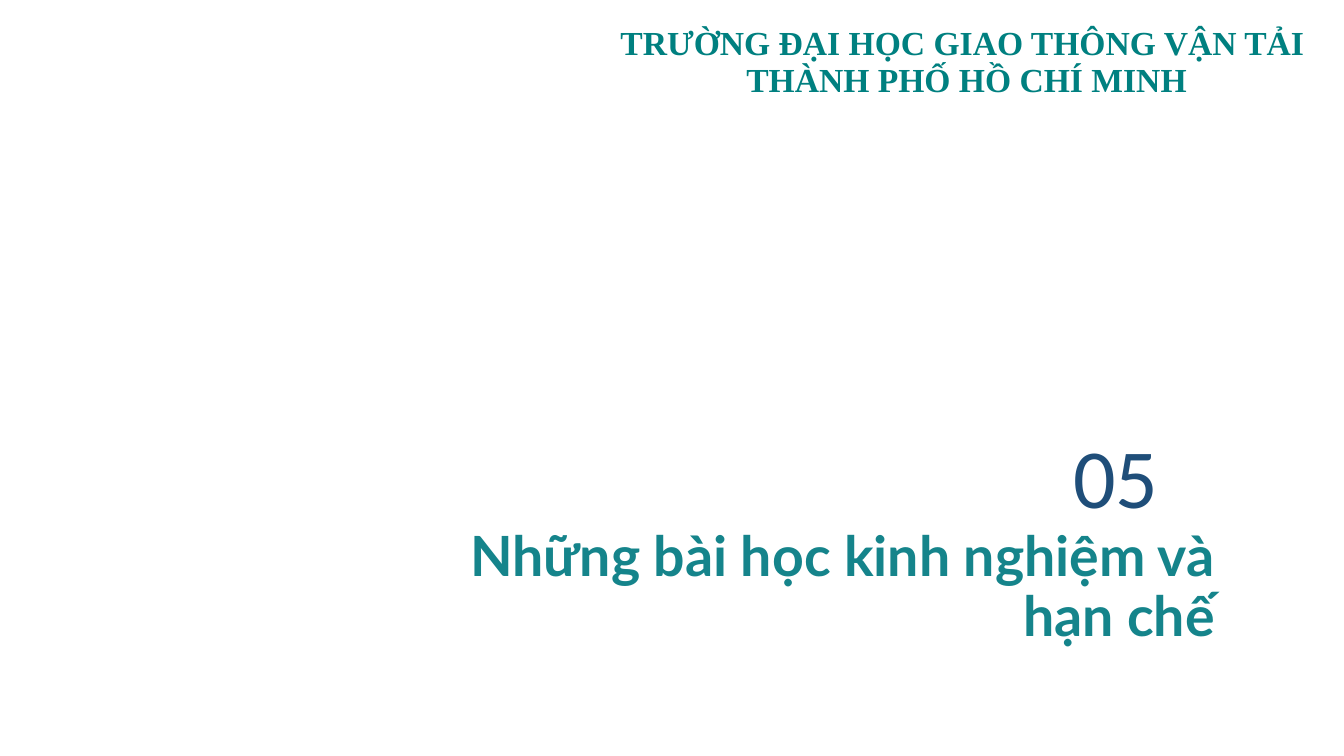
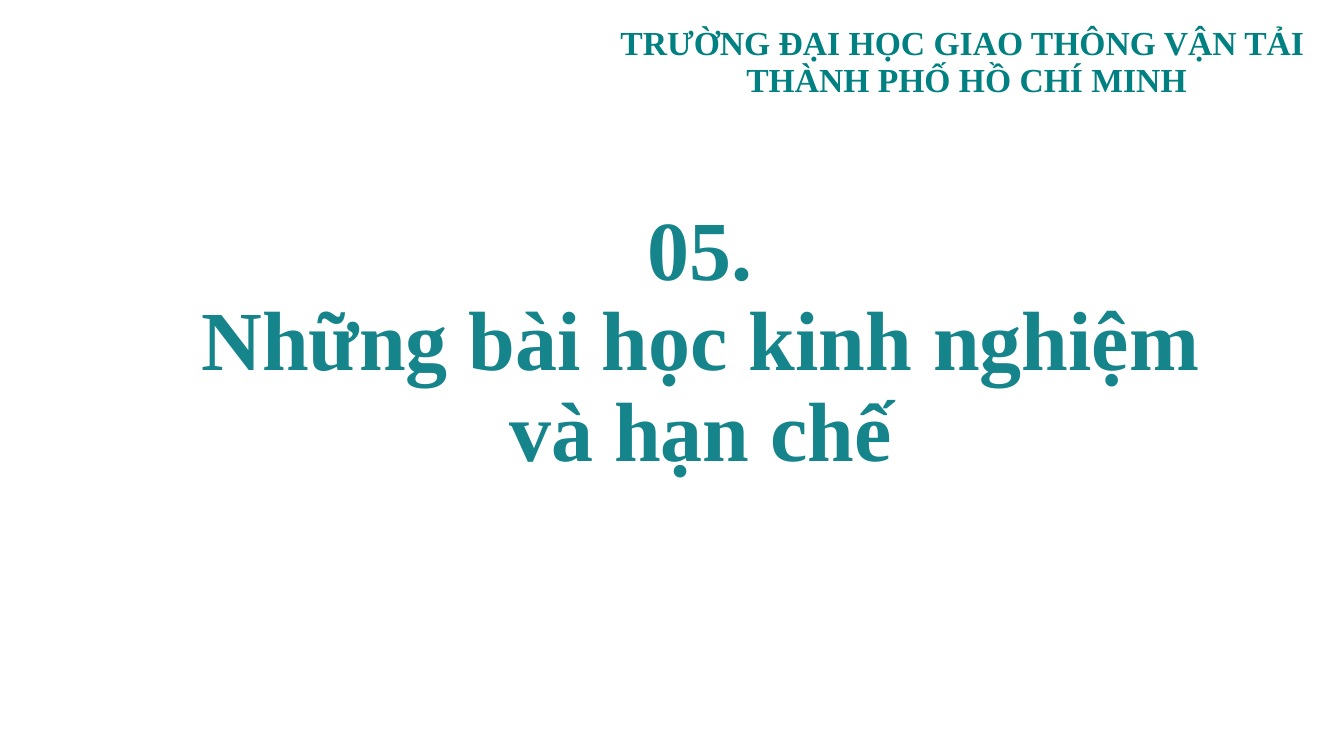
Before and after one commit to tkimngan040/OS_Group08_OS_SCH_04, a slide deck: slide 15 of PPTX/OS_SCH_04_GROUP08.pptx (slide 16 before the commit). Drawn at 1344x756 pixels with LibreOffice and Linux fonts; fonts in the diff are those of the drawing; background and template pictures are left out. Boxes give left, top, right and bottom in pixels: in the first picture for what was removed or moved away, otherwise in the second. Text is boxed around its words. In the diff, an @@ line names an element or a change of style, - is before the commit and + after.

```diff
--- a/PPTX/OS_SCH_04_GROUP08.pptx
+++ b/PPTX/OS_SCH_04_GROUP08.pptx
@@ title at (201,224,1199,477): text changed; size 39.6 to 60 pt; font Lato to Times New Roman @@
-Những bài học kinh nghiệm và hạn chế
+05.
+Những bài học kinh nghiệm và hạn chế
@@ text removed at (1073,453,1158,509) @@
-05
```
Also in this commit, not shown: 17 other slides changed, 1 slide removed, 2 other files.
